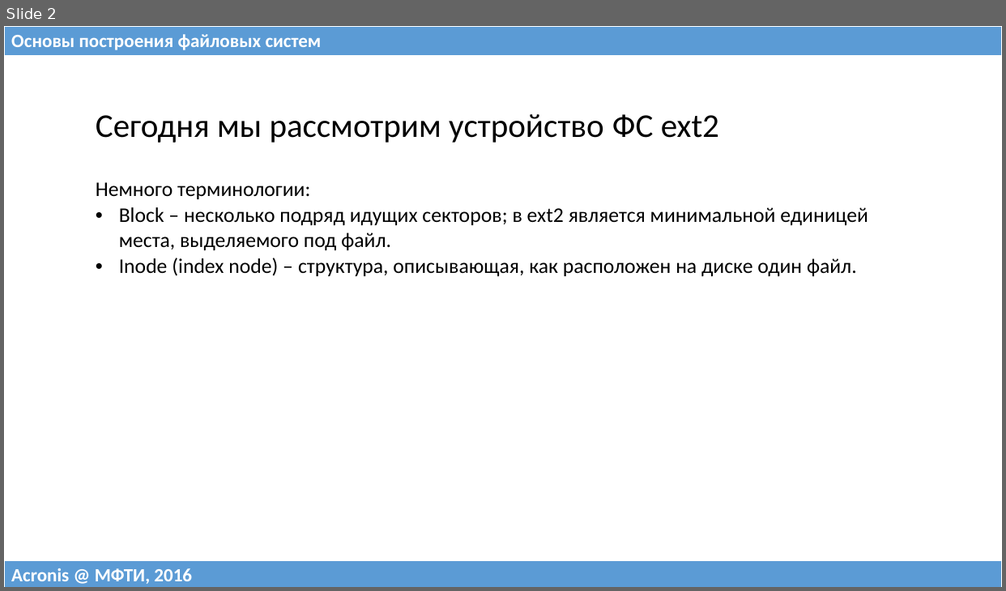
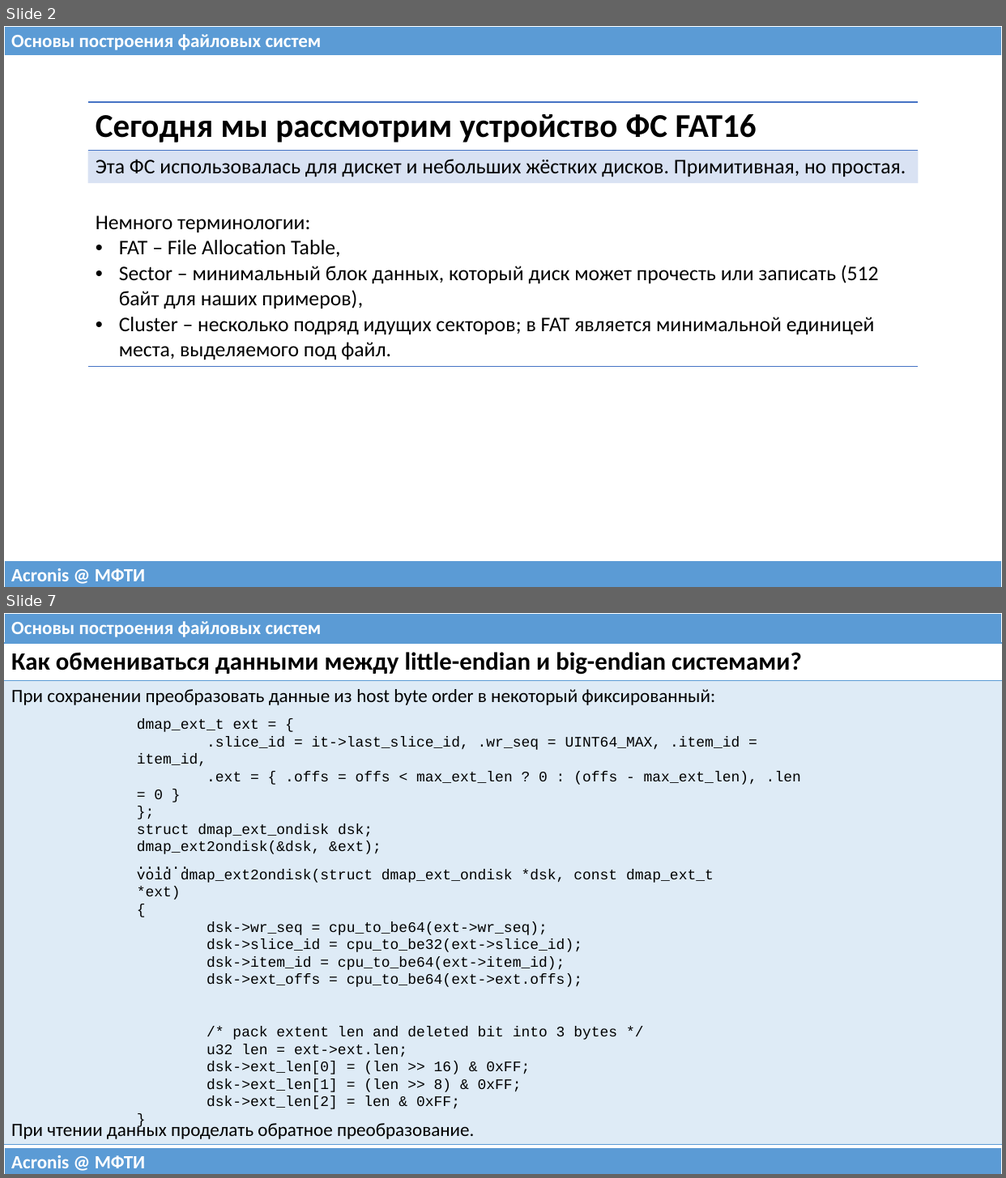
Before and after one commit to 75cc8545e7b021ed280ed0ef99fc7fc4/filesystems-101, a slide deck: talks/src/class03.pptx. Shown one above the other, each under a label of ours: slide 2 before the commit, slides 2 and 7 after it; the slides between them are not shown. The pictures are 1006x591 and 1006x1178 pixels, drawn with LibreOffice and Linux fonts; fonts in the diff are those of the drawing. Boxes give left, top, right and bottom in pixels: in the first picture for what was removed or moved away, otherwise in the second. Text is boxed around its words. In the diff, an @@ line names an element or a change of style, - is before the commit and + after.

```diff
--- a/talks/src/class03.pptx
+++ b/talks/src/class03.pptx
@@ slide 7 added at <box>4,613,1002,1174</box>, background #FFFFFF @@
@@ table added at <box>4,613,1002,643</box>, 1 rows, 1 columns @@
+Основы построения файловых систем
@@ table added at <box>4,643,1002,1143</box>, 2 rows, 1 columns @@
+Как обмениваться данными между little-endian и big-endian системами?
+При сохранении преобразовать данные из host byte order в некоторый фиксированный: / При чтении данных проделать обратное преобразование.
@@ text added at <box>137,719,801,837</box>, 14 pt, text #000000 @@
+dmap_ext_t ext = {
+.slice_id = it->last_slice_id, .wr_seq = UINT64_MAX, .item_id = item_id,
+.ext = { .offs = offs < max_ext_len ? 0 : (offs - max_ext_len), .len = 0 }
+};
+struct dmap_ext_ondisk dsk;
+dmap_ext2ondisk(&dsk, &ext);
+......
@@ text added at <box>137,869,714,1110</box>, 14 pt, text #000000 @@
+void dmap_ext2ondisk(struct dmap_ext_ondisk *dsk, const dmap_ext_t *ext)
+{
+dsk->wr_seq = cpu_to_be64(ext->wr_seq);
+dsk->slice_id = cpu_to_be32(ext->slice_id);
+dsk->item_id = cpu_to_be64(ext->item_id);
+dsk->ext_offs = cpu_to_be64(ext->ext.offs);
+/* pack extent len and deleted bit into 3 bytes */
+u32 len = ext->ext.len;
+dsk->ext_len[0] = (len >> 16) & 0xFF;
+dsk->ext_len[1] = (len >> 8) & 0xFF;
+dsk->ext_len[2] = len & 0xFF;
+}
@@ table added at <box>4,1148,1002,1174</box>, 1 rows, 1 columns @@
+Acronis @ МФТИ
@@ slide 2 changed as well @@
@@ table at <box>88,102,918,364</box> @@
-row 1: Сегодня мы рассмотрим устройство ФС ext2
-row 2: Немного терминологии: / Block – несколько подряд идущих секторов; в ext2 является минимальной единицей места, выделяемого под файл. / Inode (index node) – структура, описывающая, как расположен на диске один файл.
+row 1: Сегодня мы рассмотрим устройство ФС FAT16
+row 2: Эта ФС использовалась для дискет и небольших жёстких дисков. Примитивная, но простая.
+row 3: Немного терминологии: / FAT – File Allocation Table, / Sector – минимальный блок данных, который диск может прочесть или записать (512 байт для наших примеров), / Cluster – несколько подряд идущих секторов; в FAT является минимальной единицей места, выделяемого под файл.
@@ table at <box>4,561,1002,587</box> @@
-row 1, column 1: Acronis @ МФТИ, 2016
+row 1, column 1: Acronis @ МФТИ
```
Also in this commit, not shown: 3 other slides changed, 28 other slides added, 24 slides removed, 3 other files.
